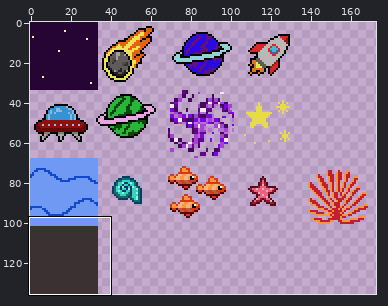
Sprite sheet -- asprite/tileset.png. The first picture is a wide view before the edit; the outline marks the close-up.
Close-up. First the earlier version:
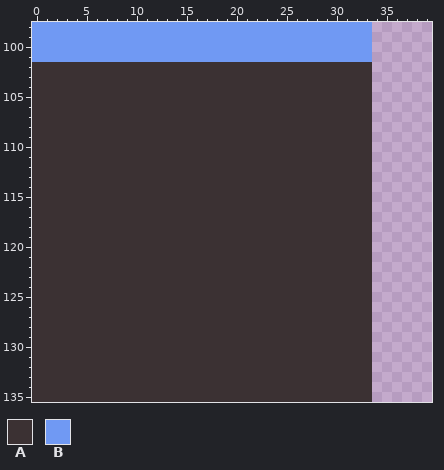
The file is 204x136 pixels. Colours within 5 levels of each other are drawn and written as one. Shown: x 0..39, y 98..135. The wide view leaves out empty margins.
Palette (. is transparent): A #3b3133  B #7099f3
Pixels before, first column x 0:
 98 BBBBBBBBBBBBBBBBBBBBBBBBBBBBBBBBBB
 99 BBBBBBBBBBBBBBBBBBBBBBBBBBBBBBBBBB
100 BBBBBBBBBBBBBBBBBBBBBBBBBBBBBBBBBB
101 BBBBBBBBBBBBBBBBBBBBBBBBBBBBBBBBBB
102 AAAAAAAAAAAAAAAAAAAAAAAAAAAAAAAAAA
103 AAAAAAAAAAAAAAAAAAAAAAAAAAAAAAAAAA
104 AAAAAAAAAAAAAAAAAAAAAAAAAAAAAAAAAA
105 AAAAAAAAAAAAAAAAAAAAAAAAAAAAAAAAAA
106 AAAAAAAAAAAAAAAAAAAAAAAAAAAAAAAAAA
107 AAAAAAAAAAAAAAAAAAAAAAAAAAAAAAAAAA
108 AAAAAAAAAAAAAAAAAAAAAAAAAAAAAAAAAA
109 AAAAAAAAAAAAAAAAAAAAAAAAAAAAAAAAAA
110 AAAAAAAAAAAAAAAAAAAAAAAAAAAAAAAAAA
111 AAAAAAAAAAAAAAAAAAAAAAAAAAAAAAAAAA
112 AAAAAAAAAAAAAAAAAAAAAAAAAAAAAAAAAA
113 AAAAAAAAAAAAAAAAAAAAAAAAAAAAAAAAAA
114 AAAAAAAAAAAAAAAAAAAAAAAAAAAAAAAAAA
115 AAAAAAAAAAAAAAAAAAAAAAAAAAAAAAAAAA
116 AAAAAAAAAAAAAAAAAAAAAAAAAAAAAAAAAA
117 AAAAAAAAAAAAAAAAAAAAAAAAAAAAAAAAAA
118 AAAAAAAAAAAAAAAAAAAAAAAAAAAAAAAAAA
119 AAAAAAAAAAAAAAAAAAAAAAAAAAAAAAAAAA
120 AAAAAAAAAAAAAAAAAAAAAAAAAAAAAAAAAA
121 AAAAAAAAAAAAAAAAAAAAAAAAAAAAAAAAAA
122 AAAAAAAAAAAAAAAAAAAAAAAAAAAAAAAAAA
123 AAAAAAAAAAAAAAAAAAAAAAAAAAAAAAAAAA
124 AAAAAAAAAAAAAAAAAAAAAAAAAAAAAAAAAA
125 AAAAAAAAAAAAAAAAAAAAAAAAAAAAAAAAAA
126 AAAAAAAAAAAAAAAAAAAAAAAAAAAAAAAAAA
127 AAAAAAAAAAAAAAAAAAAAAAAAAAAAAAAAAA
128 AAAAAAAAAAAAAAAAAAAAAAAAAAAAAAAAAA
129 AAAAAAAAAAAAAAAAAAAAAAAAAAAAAAAAAA
130 AAAAAAAAAAAAAAAAAAAAAAAAAAAAAAAAAA
131 AAAAAAAAAAAAAAAAAAAAAAAAAAAAAAAAAA
132 AAAAAAAAAAAAAAAAAAAAAAAAAAAAAAAAAA
133 AAAAAAAAAAAAAAAAAAAAAAAAAAAAAAAAAA
134 AAAAAAAAAAAAAAAAAAAAAAAAAAAAAAAAAA
135 AAAAAAAAAAAAAAAAAAAAAAAAAAAAAAAAAA
Once edited:
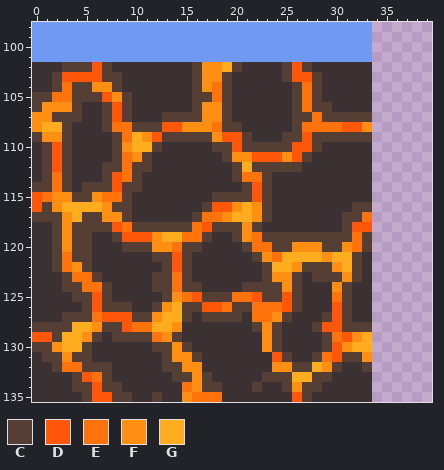
Colours new in this view: C #553e33  D #ff5709  E #ff730d  F #ff8f12  G #ffad1f
Difference:
Changed rows in their new state; - is an unchanged pixel.
first column x 0:
102 ---CCCDC--------CFFGC----CDC------
103 --CDDDDCC-------CFFC-----CDDC-----
104 --CECCFFC-------CFEC------CEC-----
105 CCEECCCDFC------CCEC------CEC-----
106 CFFFC--CDC------CFFC------CECC----
107 FFCCC--CDC---CCCCFFC------CCECCCCC
108 FGGC---CEECCCDDFFFECC-----CEEEEDDF
109 CFFC----CEGFDCCCCCFDDC---CCDCCCCCC
110 -CDC----CFGGC-----CCDCCCCCDDC-----
111 -CDC----CEFC-------CFFDDDFDC------
112 -CDC---CCECC--------CGCCCCC-------
113 -CEC---CDEC---------CEEC----------
114 CCEC-CCCDCC----------CDC----------
115 DEFFCCFEEC--------CCCCDC----------
116 DCFGGGGFCC-------CDDFGFC--------CC
117 CCCFGCCFFC------CEEFGGFC-------CCE
118 --CFCCCCDECCCCCCEDCCCFC--------CDD
119 --CFCC--CDDDFGGEEC--CFECCCCCCCCCEC
120 --CFCC---CCCFFECC----CEECCFFFCCFEC
121 --CECC------CCDC------CFEGGGGFGGC-
122 --CEFC-------CDC-------CGGFCCCFGC-
123 ---CEEC-----CCEC-------CFFC-CCCFC-
124 ---CCEEC----CCECC----CCCCFC---FC--
125 ----CCDC-----CFEDCCCEEDCCDC---EC--
126 -----CDCCC--CFGCCDDECCEEEDC---DC--
127 ---CCCEDDDCCFGGC-CCCC-EEFC---CDC--
128 CCCCGGFCCDEEGGF-------CFC---CDDCCC
129 DDCGGFC-CCCCEFC--------FC----CEDFG
130 CCFGGC------CCFC-------FC----CDFGG
131 -CCFCC-------CFFC-------DC--CEDCCF
132 --CEECCC-----CCFF-------FFCCGFC--C
133 ----CDEC------CCFC-----CCCGGCC----
134 ----CCDCC------EFCC---C--CFCC-----
135 -----CDDCC--C--FEEE-------DC------
